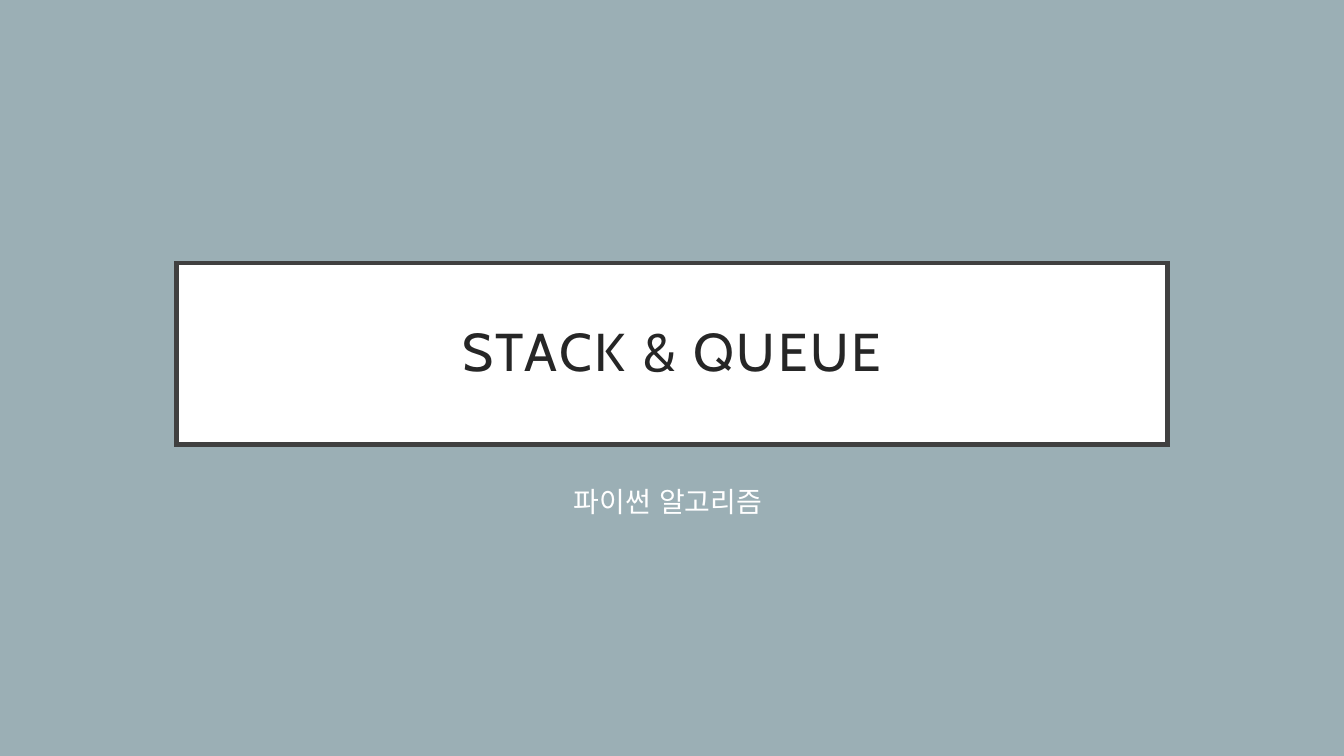
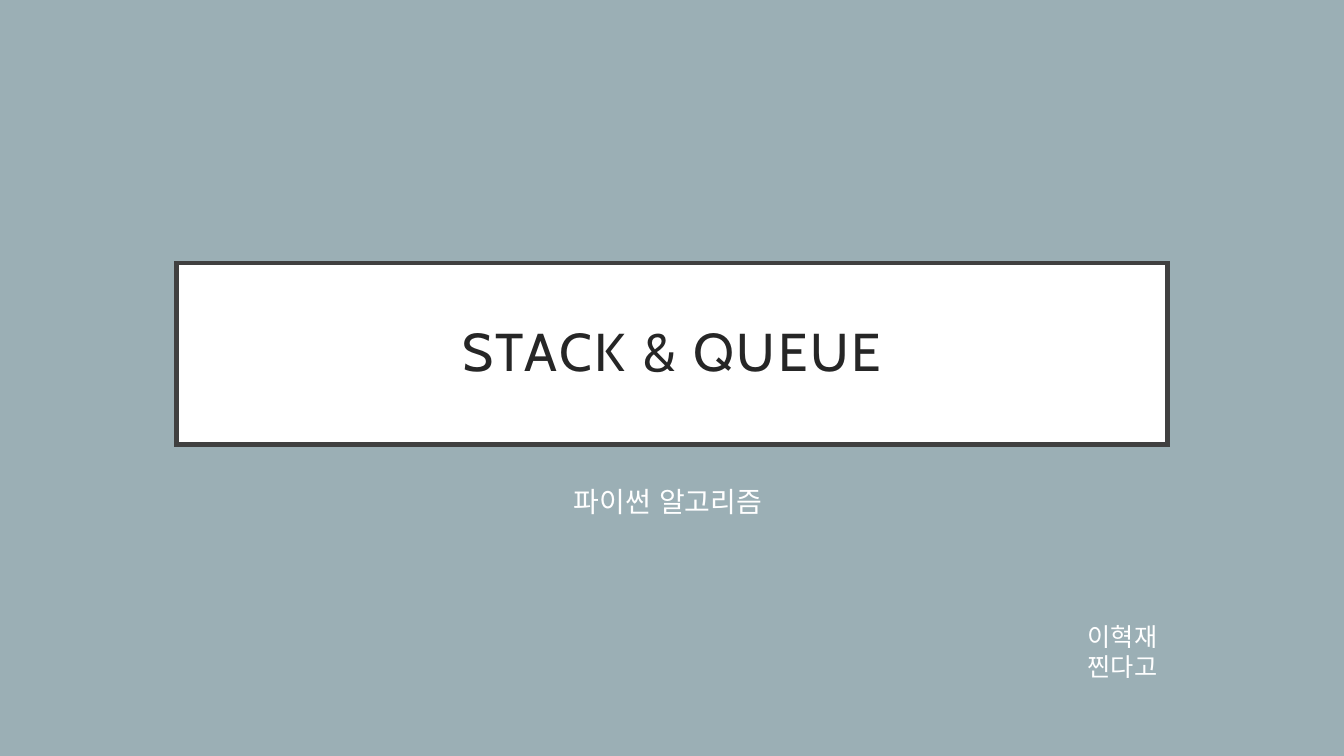
Before and after one commit to drhee0919/Rhee, a slide deck: slide 1 of 1. Stack & Queue.pptx. Drawn at 1344x756 pixels with LibreOffice and Linux fonts; fonts in the diff are those of the drawing. Boxes give left, top, right and bottom in pixels: in the first picture for what was removed or moved away, otherwise in the second. Text is boxed around its words. In the diff, an @@ line names an element or a change of style, - is before the commit and + after.

```diff
--- a/1. Stack & Queue.pptx
+++ b/1. Stack & Queue.pptx
@@ text added at [1088, 625, 1158, 678], 18 pt, text #FFFFFF @@
+이혁재
+찐다고
```
Also in this commit, not shown: 13 other slides changed, 8 slides added, 12 other files.
